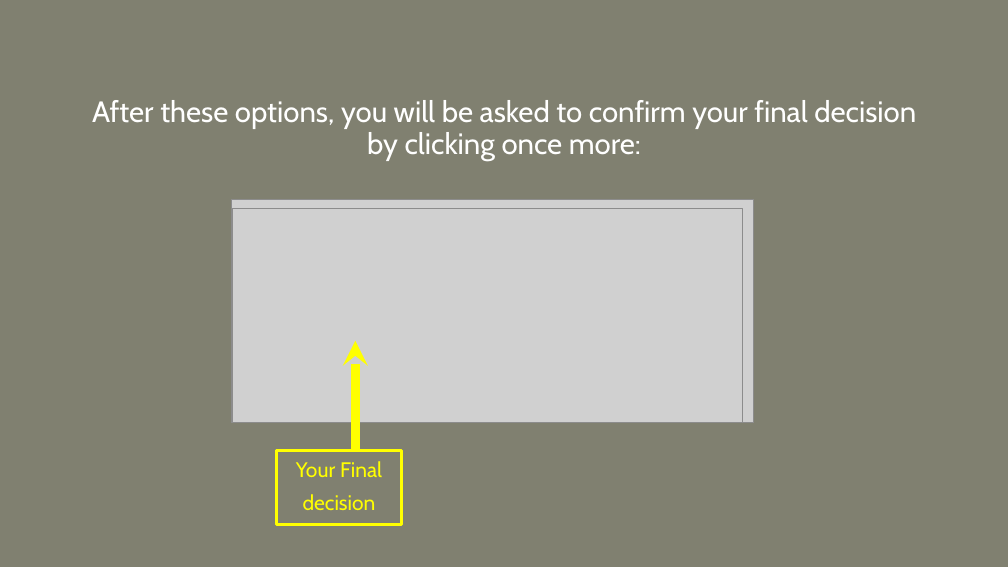
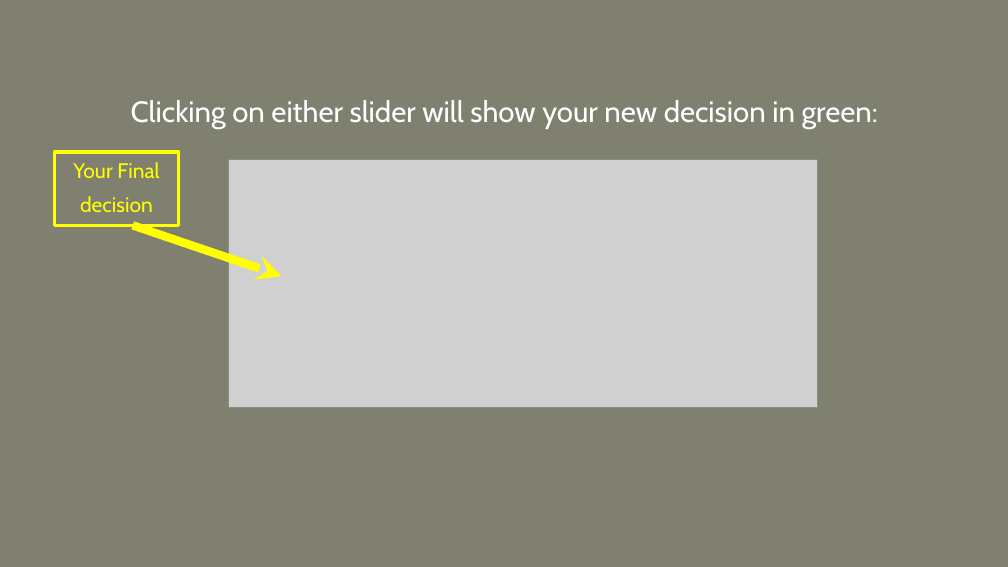
Before and after one commit to Davidson-MJ/js_ArtificialDotsAdvice, a slide deck: slide 11 of instruction-images/expInstructions.pptx. Drawn at 1008x567 pixels with LibreOffice and Linux fonts; fonts in the diff are those of the drawing; grey boxes stand for pictures. Boxes give left, top, right and bottom in pixels: in the first picture for what was removed or moved away, otherwise in the second. Text is boxed around its words. In the diff, an @@ line names an element or a change of style, - is before the commit and + after.

```diff
--- a/instruction-images/expInstructions.pptx
+++ b/instruction-images/expInstructions.pptx
@@ text at (x1=131, y1=100, x2=878, y2=129): text changed @@
-After these options, you will be asked to confirm your final decision by clicking once more:
+Clicking on either slider will show your new decision in green:
@@ rectangle "Your Final" moved from (x1=277, y1=451, x2=402, y2=524) to (x1=54, y1=152, x2=179, y2=225) @@
@@ picture resized from (x1=231, y1=200, x2=754, y2=423) to (x1=228, y1=160, x2=817, y2=408) @@
@@ picture removed at (x1=233, y1=209, x2=743, y2=423) @@
@@ arrow moved from (355, 341) - (355, 451) to (281, 276) - (133, 225) @@
```
Also in this commit, not shown: 1 other slide changed, 8 other files.
